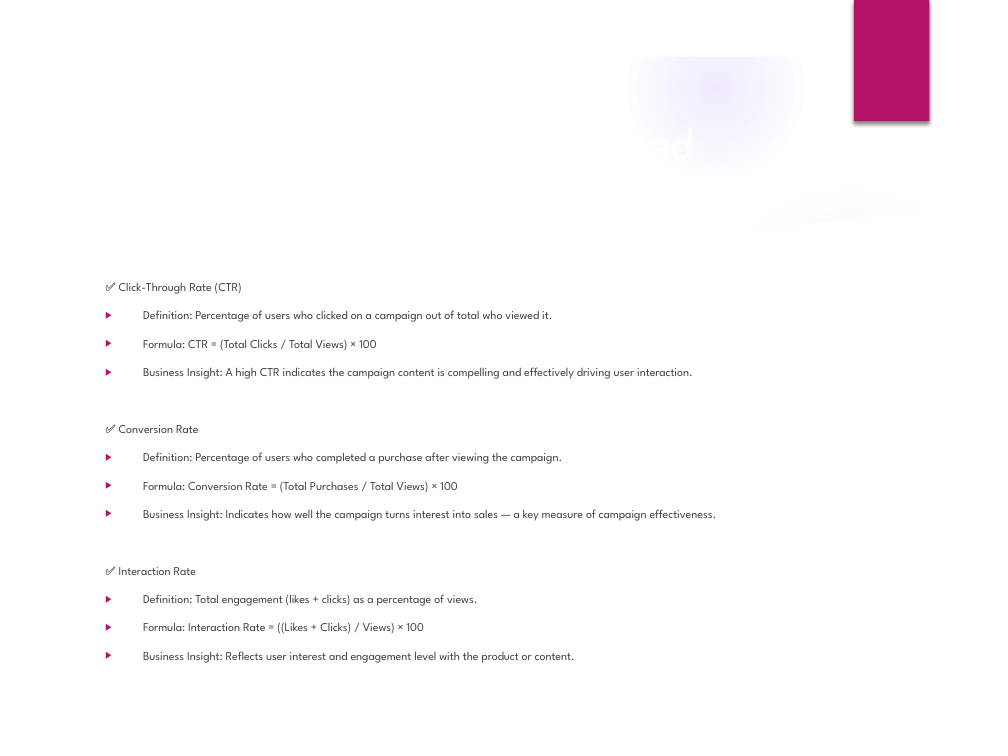
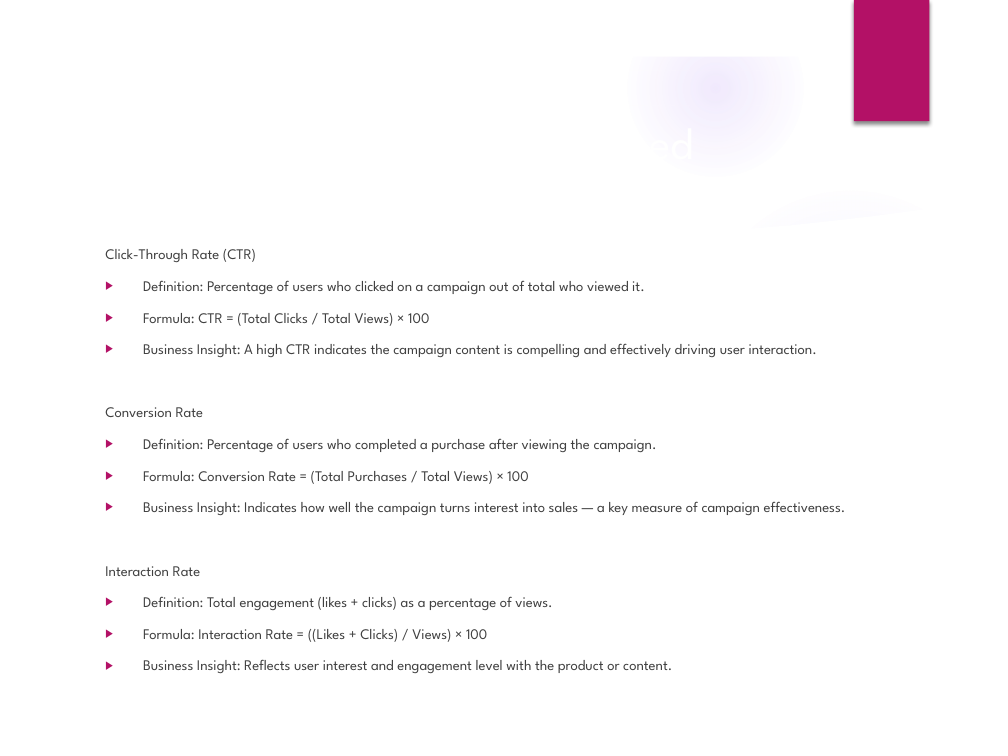
Before and after one commit to av3011/Data_Analyst_Projects, a slide deck: slide 8 of Customer_Engagement_Campaign_Performance_Analytics/Customer_Engagement_Campaign_Performance_Analytics_report.pptx. Drawn at 1008x756 pixels with LibreOffice and Linux fonts; fonts in the diff are those of the drawing; background and template pictures are left out. Boxes give left, top, right and bottom in pixels: in the first picture for what was removed or moved away, otherwise in the second. Text is boxed around its words. In the diff, an @@ line names an element or a change of style, - is before the commit and + after.

```diff
--- a/Customer_Engagement_Campaign_Performance_Analytics/Customer_Engagement_Campaign_Performance_Analytics_report.pptx
+++ b/Customer_Engagement_Campaign_Performance_Analytics/Customer_Engagement_Campaign_Performance_Analytics_report.pptx
@@ text "Click-Through Rate (CTR)": place and size @@
-text "Click-Through Rate (CTR)" at [119,283,717,663]
+text "Click-Through Rate (CTR)" at [105,249,846,673]
@@ text at [105,249,256,262]: text changed; size 8.6 to 10.5 pt @@
-✅ Click-Through Rate (CTR)
+Click-Through Rate (CTR)
@@ text at [143,280,846,673]: size 8.6 to 10.5 pt @@
@@ text at [105,407,203,417]: text changed; size 8.6 to 10.5 pt @@
-✅ Conversion Rate
+Conversion Rate
@@ text at [105,566,201,576]: text changed; size 8.6 to 10.5 pt @@
-✅ Interaction Rate
+Interaction Rate
```
Also in this commit, not shown: 1 other slide changed, 11 other files.
